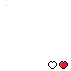
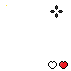
Layers edited between the first and the second w=71, h=71 image:
added layer "Layer 1" above "Heart_Full" over [50, 5, 63, 18]
